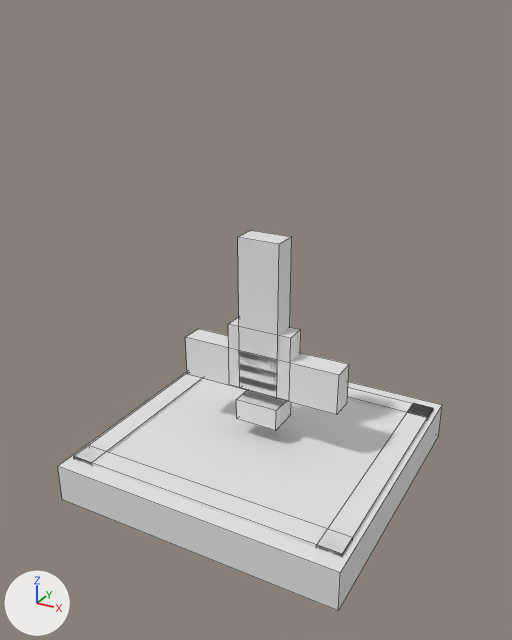
The OBJ model unity/Assets/Art/Generated/campus-kit/ui-rival-badge.obj as it was, and as the next commit left it.
Before and after are seen from a camera (50 mm lens) standing at (0.525, -0.984, 0.821) and looking at (0.002, -0.033, 0.345). Arrows for +X, +Y and +Z are at lower left; the lights stay in place. The first picture is the older version. Mesh edges are drawn as thin lines. Where no turn or scale is listed for an object, it has been applied to the vertices. Vertices at exactly the same position are counted once.

Names of what the first picture shows: 'ui-rival-badge'.
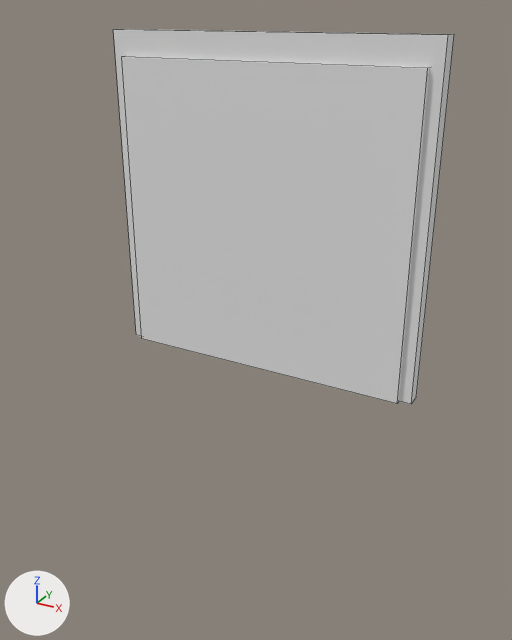
Patch to the scene script:
```diff
--- a/unity/Assets/Art/Generated/campus-kit/ui-rival-badge.obj.py
+++ b/unity/Assets/Art/Generated/campus-kit/ui-rival-badge.obj.py
@@ me_ui_rival_badge @@
 # used by ob_ui_rival_badge; location = (0.0, 0.0, 0.0)
-me_ui_rival_badge.from_pydata(...)  # 64 vertices, 54 faces; spans x -0.26..0.26, y -0.26..0.26, z 0.035..0.48
+me_ui_rival_badge.from_pydata(...)  # 48 vertices, 36 faces; spans x -0.27..0.27, y -0.022..0.023, z 0.25..0.79
+# me_ui_rival_badge part 1: a new loose piece, a box spanning x -0.25..0.25, y -0.022..0.023, z 0.25..0.75
+# me_ui_rival_badge part 2: a new loose piece, a box spanning x -0.27..0.27, y -0.014..0.014, z 0.25..0.79
+# me_ui_rival_badge part 3: the loose piece of 24 vertices spanning x -0.25..0.25, y -0.23..0.23, z 0.075..0.11 is deleted
+# me_ui_rival_badge part 4: the loose piece of 8 vertices spanning x -0.26..0.26, y -0.26..0.26, z 0.035..0.105 is deleted
+# me_ui_rival_badge part 5: the loose piece of 8 vertices spanning x -0.15..0.15, y -0.022..0.023, z 0.2..0.275 is deleted
+# me_ui_rival_badge part 6: the loose piece of 8 vertices spanning x -0.06..0.06, y -0.02..0.02, z 0.2..0.32 is deleted
+# me_ui_rival_badge part 7: the loose piece of 8 vertices spanning x -0.04..0.04, y -0.03..0.03, z 0.14..0.18 is deleted
+# other edits to the shape of me_ui_rival_badge do not show in these pictures
```

Location of each change, [x1, y1, x2, y2] in pixels of the pictures (512 x 640 px):
'ui-rival-badge', reshaped (11% narrower): before [58, 230, 442, 611]; after [113, 29, 454, 404]
part 1 of me_ui_rival_badge, added: after [122, 56, 430, 403]
part 2 of me_ui_rival_badge, added: after [113, 29, 454, 404]
part 3 of me_ui_rival_badge, deleted: before [74, 374, 433, 557]
part 4 of me_ui_rival_badge, deleted: before [58, 372, 442, 611]
part 5 of me_ui_rival_badge, deleted: before [185, 329, 349, 415]
part 6 of me_ui_rival_badge, deleted: before [228, 317, 301, 362]
part 7 of me_ui_rival_badge, deleted: before [236, 391, 291, 430]
